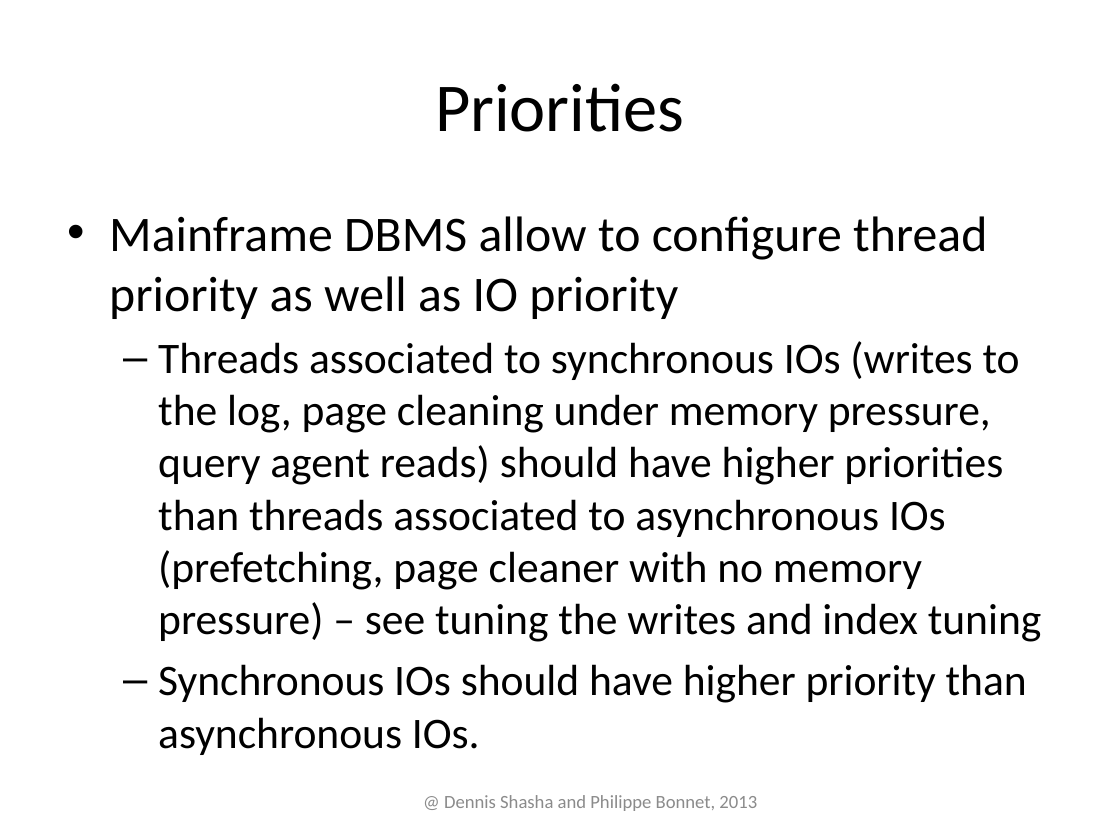
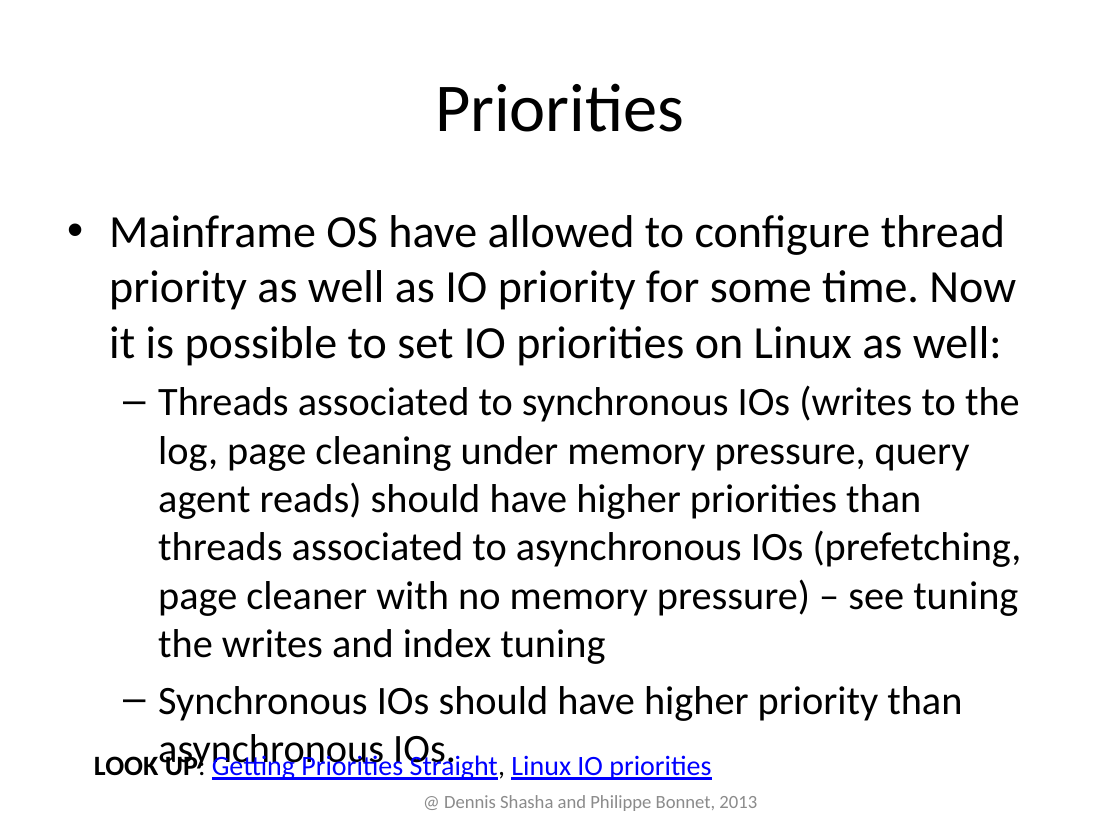
Before and after one commit to phbonnet/tuning, a slide deck: slide 26 of Slides/TuningTheGuts.pptx. Drawn at 1120x840 pixels with LibreOffice and Linux fonts; fonts in the diff are those of the drawing. Boxes give left, top, right and bottom in pixels: in the first picture for what was removed or moved away, otherwise in the second. Text is boxed around its words. In the diff, an @@ line names an element or a change of style, - is before the commit and + after.

Commit message:
Slides from SDT1 F13

```diff
--- a/Slides/TuningTheGuts.pptx
+++ b/Slides/TuningTheGuts.pptx
@@ text at [109, 215, 1016, 366]: text changed; size 32 to 29.6 pt @@
-• Mainframe DBMS allow to configure thread priority as well as IO priority
+• Mainframe OS have allowed to configure thread priority as well as IO priority for some time. Now it is possible to set IO priorities on Linux as well:
@@ text at [158, 385, 1022, 772]: size 28 to 25.9 pt in "Threads associated to synchronous IOs (writes to ...", "Synchronous IOs should have higher priority than ..." @@
@@ text added at [94, 752, 711, 780], 18 pt, text #0000FF, underline @@
+LOOK UP: Getting Priorities Straight, Linux IO priorities
```
Also in this commit, not shown: 3 other slides changed, 4 slides added, 11 other files.
